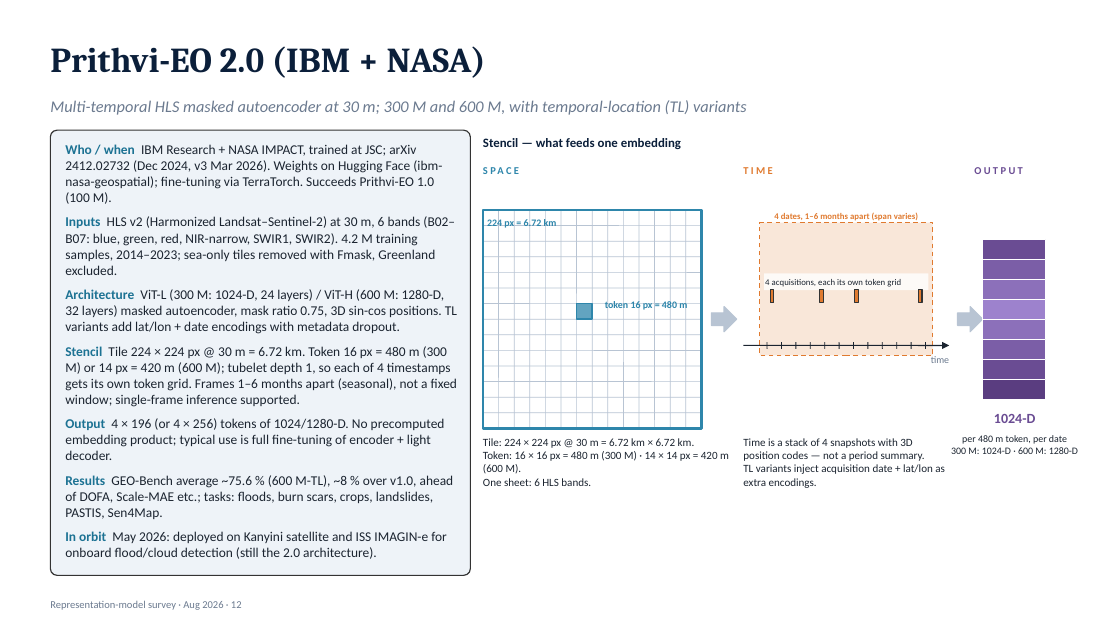
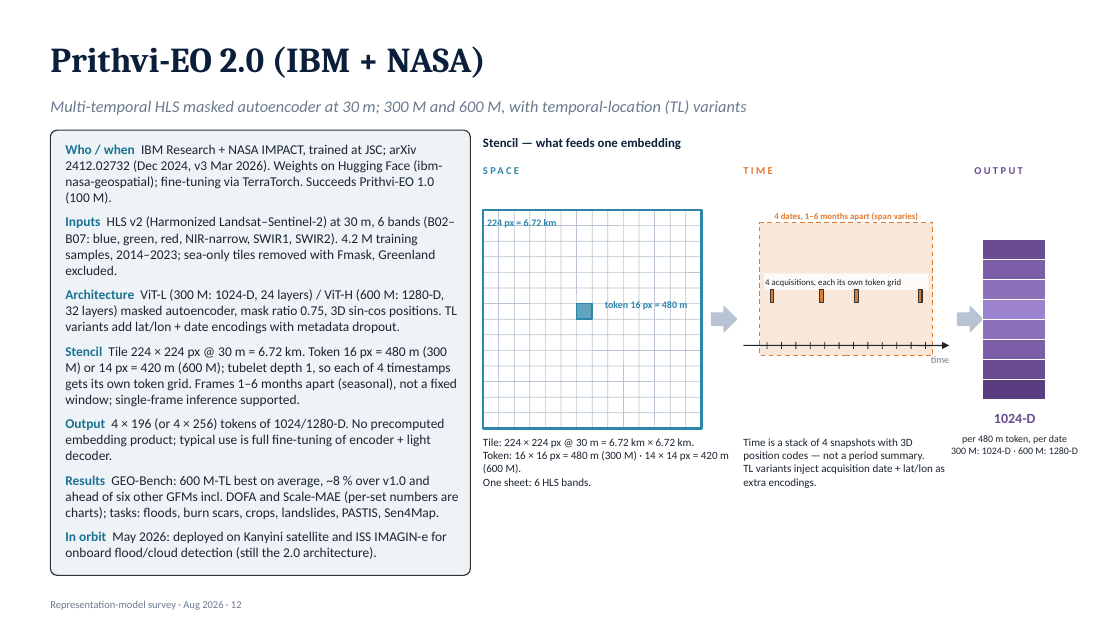
Before and after one commit to blauewelt/earth, a slide deck: slide 12 of ml/figures/geofm_survey/geospatial-representation-models.pptx. Drawn at 1120x630 pixels with LibreOffice and Linux fonts; fonts in the diff are those of the drawing. Boxes give left, top, right and bottom in pixels: in the first picture for what was removed or moved away, otherwise in the second. Text is boxed around its words. In the diff, an @@ line names an element or a change of style, - is before the commit and + after.

```diff
--- a/ml/figures/geofm_survey/geospatial-representation-models.pptx
+++ b/ml/figures/geofm_survey/geospatial-representation-models.pptx
@@ text at [65,475,459,519]: text changed @@
-Results GEO-Bench average ~75.6 % (600 M-TL), ~8 % over v1.0, ahead of DOFA, Scale-MAE etc.; tasks: floods, burn scars, crops, landslides, PASTIS, Sen4Map.
+Results GEO-Bench: 600 M-TL best on average, ~8 % over v1.0 and ahead of six other GFMs incl. DOFA and Scale-MAE (per-set numbers are charts); tasks: floods, burn scars, crops, landslides, PASTIS, Sen4Map.
```
Also in this commit, not shown: 17 other slides changed, 4 other files.
